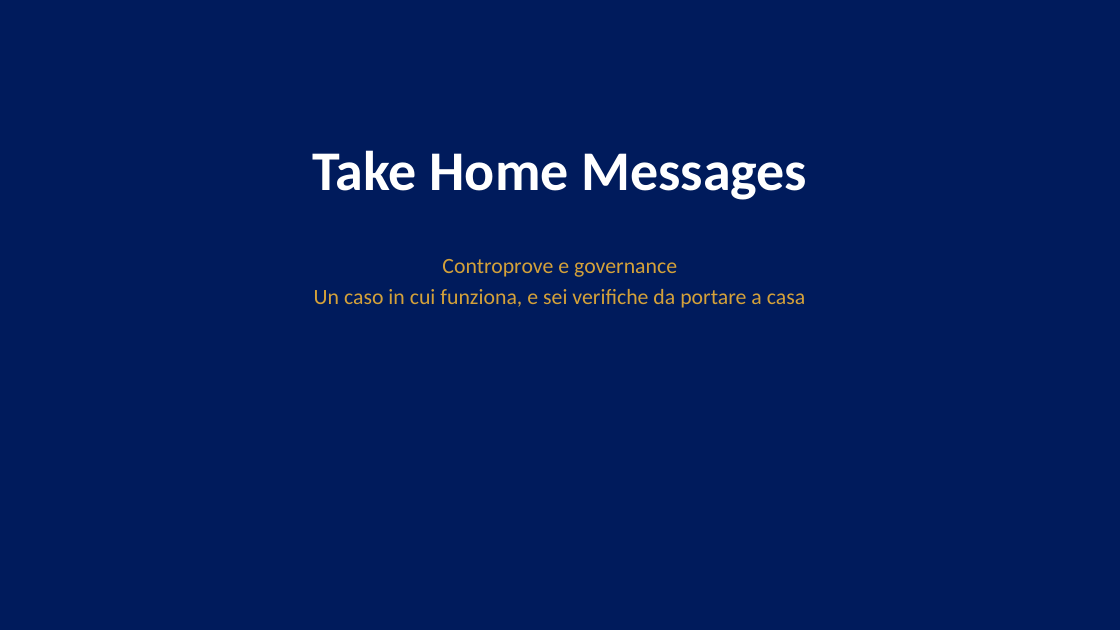
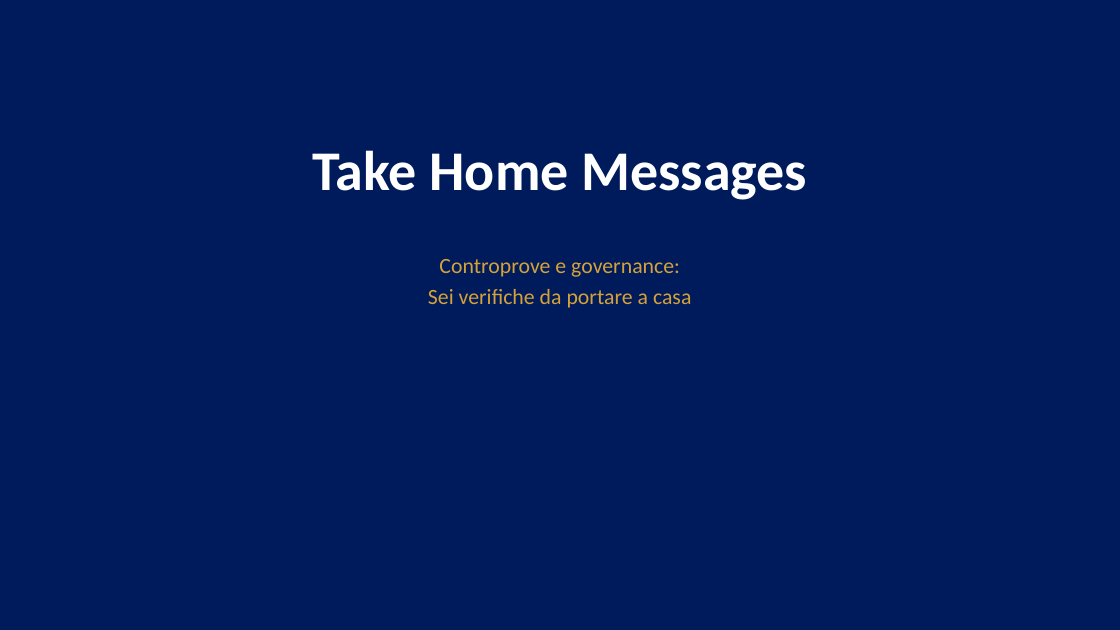
Before and after one commit to MicheleFerramola00/lezioni, a slide deck: slide 35 of slide/M2.4_Ferramola_slide.pptx. Drawn at 1120x630 pixels with LibreOffice and Linux fonts; fonts in the diff are those of the drawing. Boxes give left, top, right and bottom in pixels: in the first picture for what was removed or moved away, otherwise in the second. Text is boxed around its words. In the diff, an @@ line names an element or a change of style, - is before the commit and + after.

```diff
--- a/slide/M2.4_Ferramola_slide.pptx
+++ b/slide/M2.4_Ferramola_slide.pptx
@@ text at (x1=428, y1=259, x2=691, y2=308): text changed @@
-Controprove e governance
-Un caso in cui funziona, e sei verifiche da portare a casa
+Controprove e governance:
+Sei verifiche da portare a casa
```
Also in this commit, not shown: 7 other slides changed, 2 other files.
